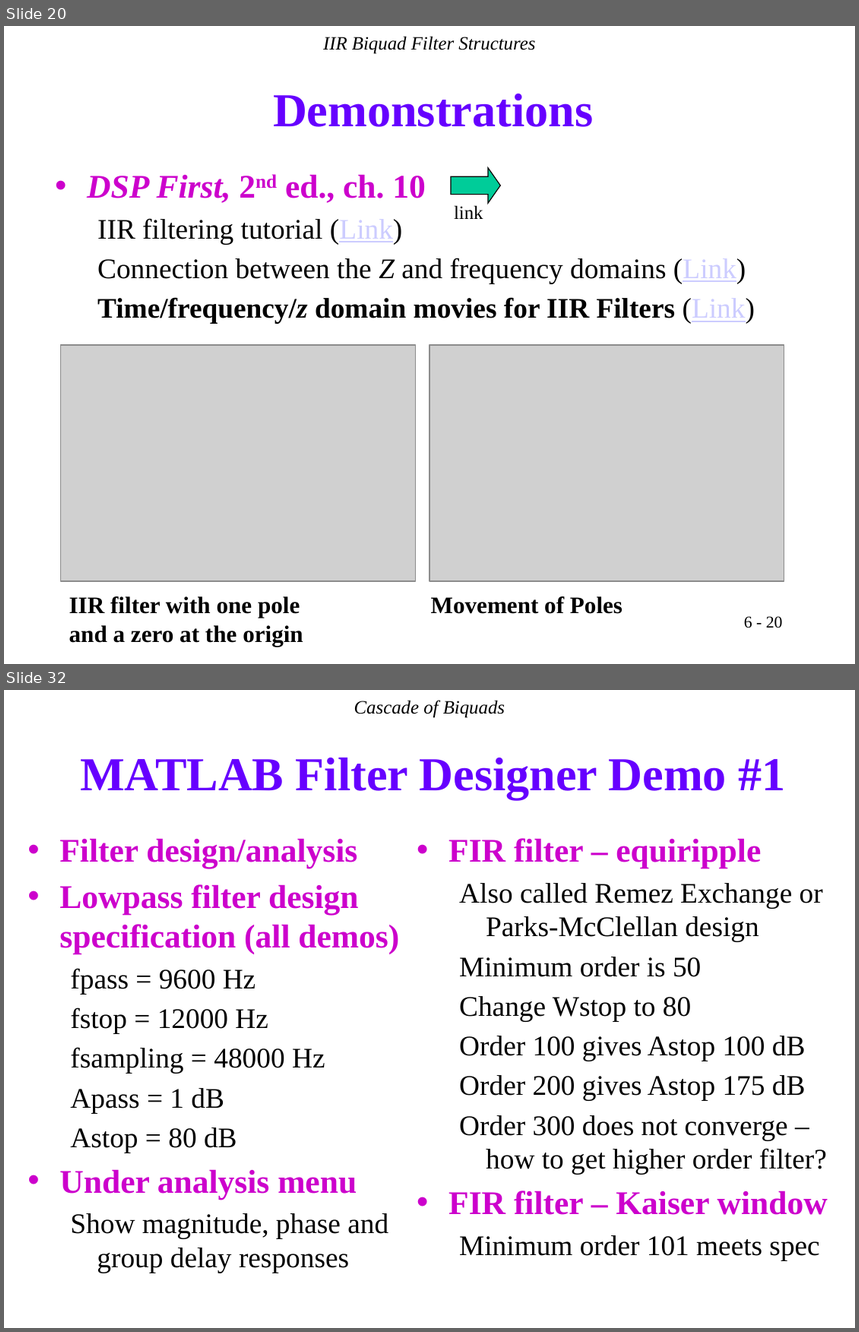
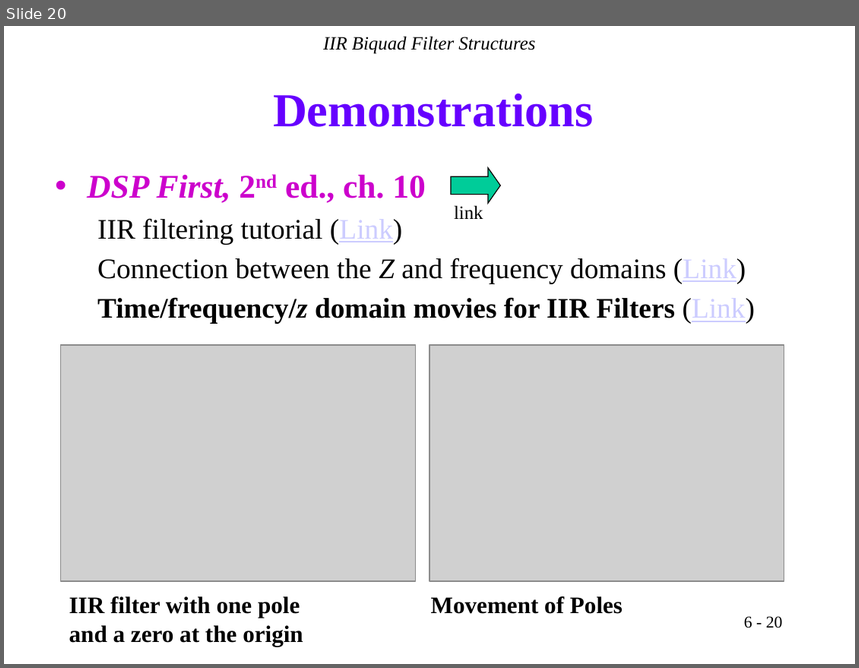
Before and after one commit to Real-Time-DSP/lectures, a slide deck: docs/_static/IIR.pptx. Shown one above the other, each under a label of ours: slides 20 and 32 before the commit, slide 20 after it; the slides between them are not shown. The pictures are 859x1332 and 859x668 pixels, drawn with LibreOffice and Linux fonts; fonts in the diff are those of the drawing; grey boxes stand for pictures. Boxes give left, top, right and bottom in pixels: in the first picture for what was removed or moved away, otherwise in the second. Text is boxed around its words. In the diff, an @@ line names an element or a change of style, - is before the commit and + after.

```diff
--- a/docs/_static/IIR.pptx
+++ b/docs/_static/IIR.pptx
@@ slide 32 removed at (4,690,855,1328), background #FFFFFF @@
@@ text removed at (354,700,505,718) @@
-Cascade of Biquads
@@ title removed at (80,757,785,799) @@
-MATLAB Filter Designer Demo #1
@@ text removed at (59,838,399,1273) @@
-• Filter design/analysis
-• Lowpass filter design specification (all demos)
-  fpass = 9600 Hz
-  fstop = 12000 Hz
-  fsampling = 48000 Hz
-  Apass = 1 dB
-  Astop = 80 dB
-• Under analysis menu
-  Show magnitude, phase and group delay responses
@@ text removed at (449,838,828,1261) @@
-• FIR filter – equiripple
-  Also called Remez Exchange or Parks-McClellan design
-  Minimum order is 50
-  Change Wstop to 80
-  Order 100 gives Astop 100 dB
-  Order 200 gives Astop 175 dB
-  Order 300 does not converge –how to get higher order filter?
-• FIR filter – Kaiser window
-  Minimum order 101 meets spec
```
Also in this commit, not shown: 6 slides changed, 16 other slides removed.
